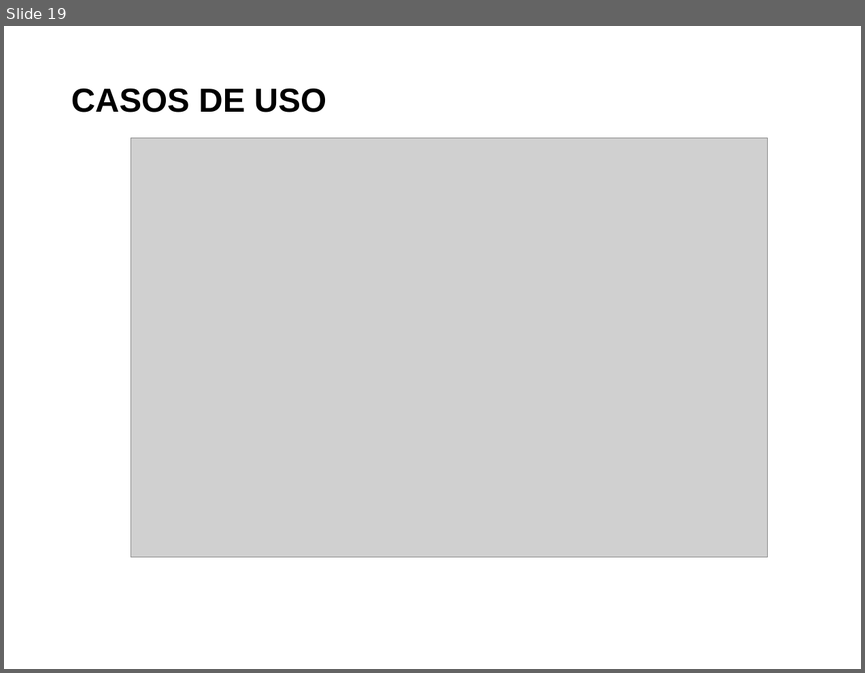
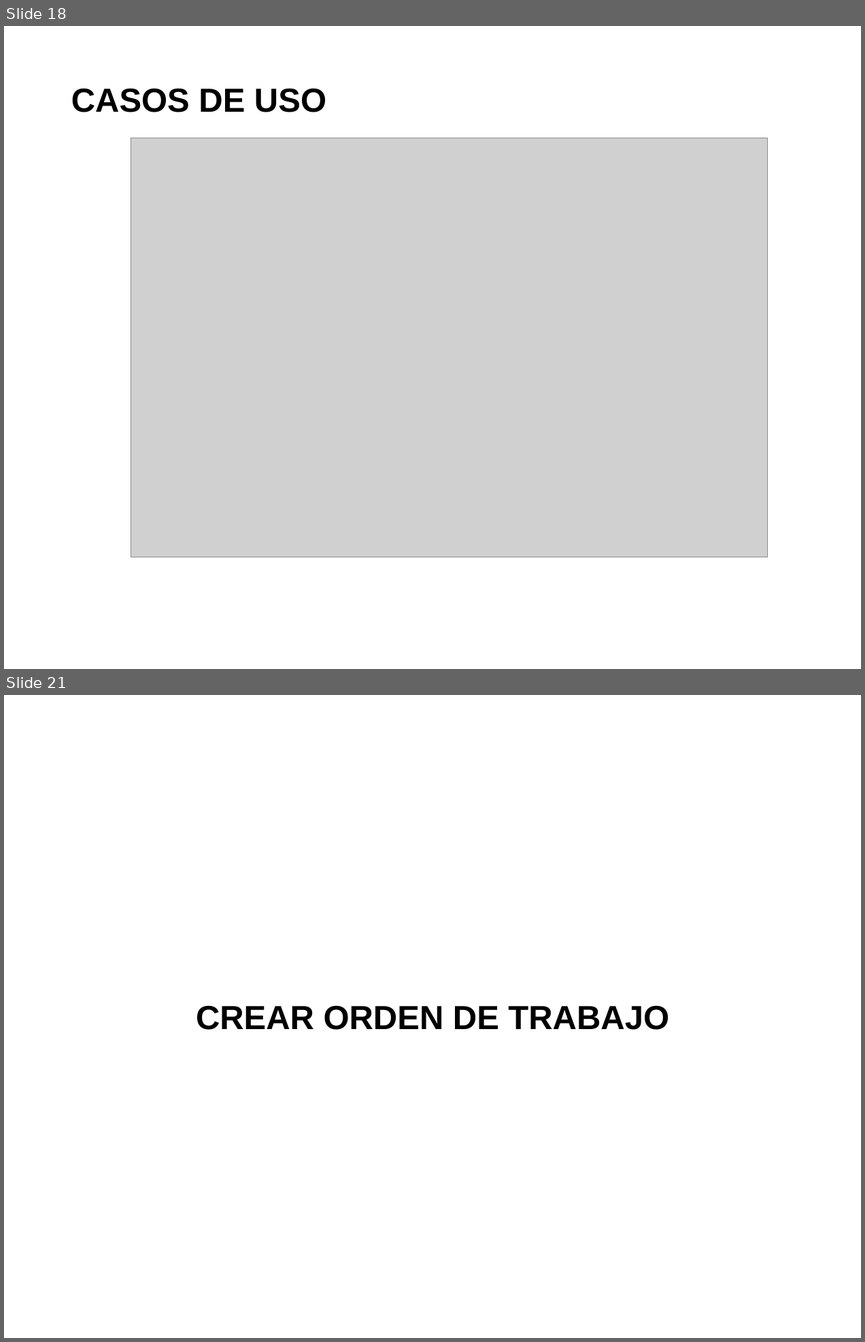
Before and after one commit to saburto/sigset, a slide deck: sigset/documentos/Documentos finales/Presentacion.pptx. Shown one above the other, each under a label of ours: slide 19 before the commit, slides 18 and 21 after it; the slides between them are not shown. The pictures are 865x673 and 865x1342 pixels, drawn with LibreOffice and Linux fonts; fonts in the diff are those of the drawing; grey boxes stand for pictures; background and template pictures are left out. Boxes give left, top, right and bottom in pixels: in the first picture for what was removed or moved away, otherwise in the second. Text is boxed around its words. In the diff, an @@ line names an element or a change of style, - is before the commit and + after.

```diff
--- a/sigset/documentos/Documentos finales/Presentacion.pptx
+++ b/sigset/documentos/Documentos finales/Presentacion.pptx
@@ slide 21 added at <box>4,695,861,1338</box>, background picture (left out) @@
@@ text added at <box>196,1005,669,1030</box>, 28 pt, text #000000, bold @@
+CREAR ORDEN DE TRABAJO
@@ what was slide 19 is now slide 18 @@
```
Also in this commit, not shown: 1 slide changed, 2 other slides added, 3 slides removed.
